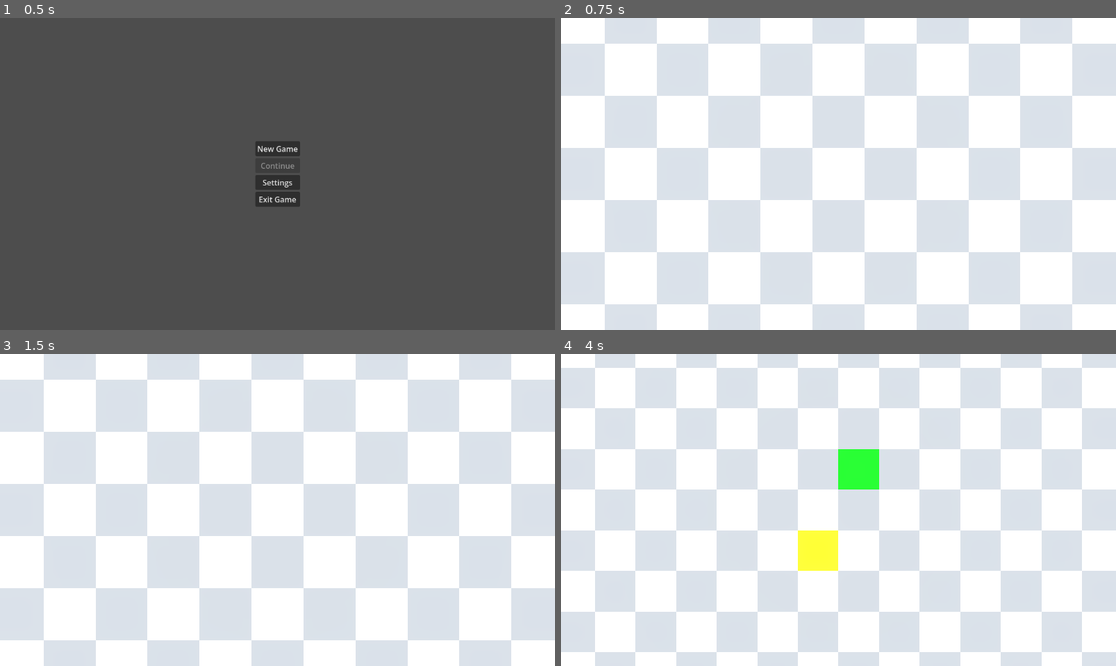
Above: before the commit, frames 1-4 (two rows, left to right).
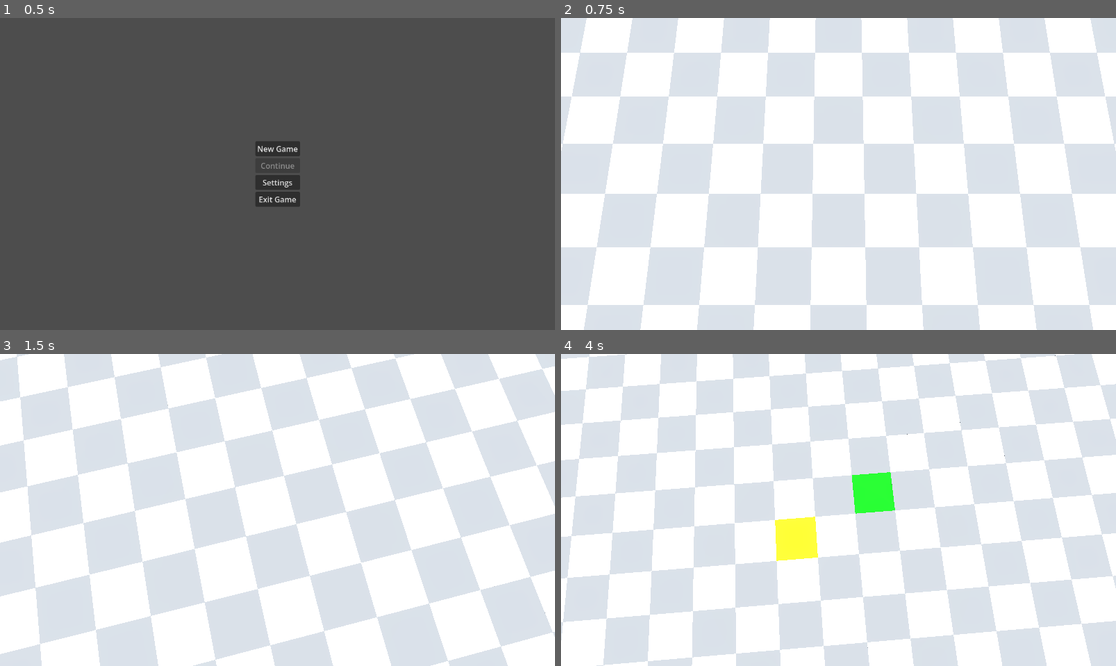
Above: after the commit, the same moments.

Repository: KaschaArtem/Hamlet
Game: Godot game, scene res://scenes/active_scenes/main_menu.tscn
The game is run twice, just before and just after one commit, with the same random seed, the same clock (stepped at 60 frames per second) and the same inputs.
Inputs (mouse positions are in pixels of both pictures, inside the frame that each line leads up to):
- Up to frame 1 (0.5 s): no input
- Up to frame 2 (0.75 s): click "New Game" at 0.5 s
- Up to frame 3 (1.5 s): tap Enter at 1.25 s; move the mouse to (399, 494) at 1.27 s; hold Q (rotate_camera_left, bound only after the commit) from 1.28 s (still down); click (399, 494) at 1.42 s
- Up to frame 4 (4 s): tap E (rotate_camera_right, bound only after the commit) at 1.55, 2.1 s; move the mouse to (727, 525) at 2.02 s; release Q (rotate_camera_left, bound only after the commit) at 2.03 s; click (727, 525) at 2.17 s; tap Q (rotate_camera_left, bound only after the commit) at 2.3, 3.8 s; tap Space at 2.75 s; move the mouse to (894, 441) at 2.77 s; hold E (rotate_camera_right, bound only after the commit) 2.78-3.53 s; tap 2 (set_build_to_field) at 2.85 s; click (894, 441) at 2.92 s; move the mouse to (810, 572) at 3.52 s; tap 1 (set_build_to_house) at 3.6 s; click (810, 572) at 3.67 s

Frame 1 is identical in both runs. In frame 2, 20% of the frame differs, in the area x 0-100%, y 0-100%; in frame 3, 52%; in frame 4, 54%.

Commit message:
added camera rotation

Diff:
--- a/project.godot
+++ b/project.godot
@@ -45,6 +45,26 @@
 "events": [Object(InputEventKey,"resource_local_to_scene":false,"resource_name":"","device":0,"window_id":0,"alt_presse …(189 unchanged characters)…
 ]
 }
+rotate_camera_left={
+"deadzone": 0.0,
+"events": [Object(InputEventKey,"resource_local_to_scene":false,"resource_name":"","device":0,"window_id":0,"alt_pressed":false,"shift_pressed":false,"ctrl_pressed":false,"meta_pressed":false,"pressed":false,"keycode":0,"physical_keycode":81,"key_label":0,"unicode":0,"location":0,"echo":false,"script":null)
+]
+}
+rotate_camera_right={
+"deadzone": 0.0,
+"events": [Object(InputEventKey,"resource_local_to_scene":false,"resource_name":"","device":0,"window_id":0,"alt_pressed":false,"shift_pressed":false,"ctrl_pressed":false,"meta_pressed":false,"pressed":false,"keycode":0,"physical_keycode":69,"key_label":0,"unicode":0,"location":0,"echo":false,"script":null)
+]
+}
+rotate_camera_up={
+"deadzone": 0.0,
+"events": [Object(InputEventKey,"resource_local_to_scene":false,"resource_name":"","device":0,"window_id":0,"alt_pressed":false,"shift_pressed":false,"ctrl_pressed":false,"meta_pressed":false,"pressed":false,"keycode":0,"physical_keycode":87,"key_label":0,"unicode":0,"location":0,"echo":false,"script":null)
+]
+}
+rotate_camera_down={
+"deadzone": 0.0,
+"events": [Object(InputEventKey,"resource_local_to_scene":false,"resource_name":"","device":0,"window_id":0,"alt_pressed":false,"shift_pressed":false,"ctrl_pressed":false,"meta_pressed":false,"pressed":false,"keycode":0,"physical_keycode":83,"key_label":0,"unicode":0,"location":0,"echo":false,"script":null)
+]
+}
 
 [physics]
 
--- a/scenes/active_scenes/game.tscn
+++ b/scenes/active_scenes/game.tscn
@@ -34,7 +34,7 @@
 shadow_enabled = true
 
 [node name="Camera3D" type="Camera3D" parent="." unique_id=171625142 node_paths=PackedStringArray("ground")]
-transform = Transform3D(1, 0, 0, 0, -4.371139e-08, 1, 0, -1, -4.371139e-08, 0, 0, 0)
+transform = Transform3D(1, 0, 0, 0, 0.17364822, 0.9848077, 0, -0.9848077, 0.17364822, 0, 0, 0)
 projection = 2
 fov = 60.0
 size = 0.06
--- a/scripts/game/camera.gd
+++ b/scripts/game/camera.gd
@@ -1,8 +1,9 @@
-extends Node
+extends Camera3D
 
 const x_offset = 0.0
 const y_offset = 2.5
-const z_offset = 0.0
+const z_offset = 0.5
+const ROTATION_SPEED = 1.2
 
 @export var ground: Node3D
 
@@ -31,3 +32,10 @@
 	var z = (bounds["top"] + bounds["bottom"]) * 0.25
 
 	self.position = Vector3(x_offset + x, y_offset + y, z_offset + z)
+
+
+func _process(delta):
+	if Input.is_action_pressed("rotate_camera_left"):
+		self.rotate_y(-ROTATION_SPEED * delta)
+	elif Input.is_action_pressed("rotate_camera_right"):
+		self.rotate_y(ROTATION_SPEED * delta)
